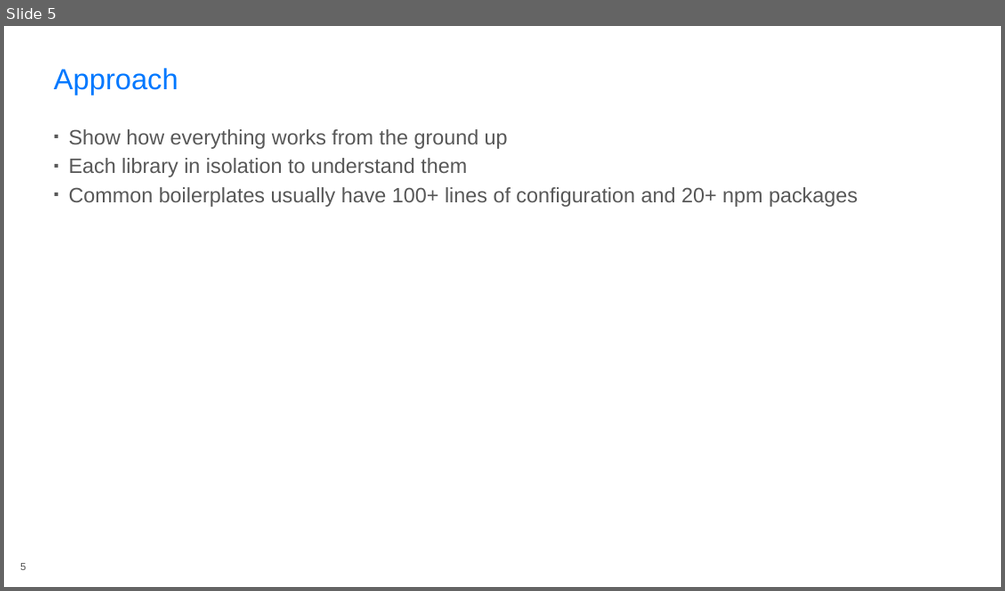
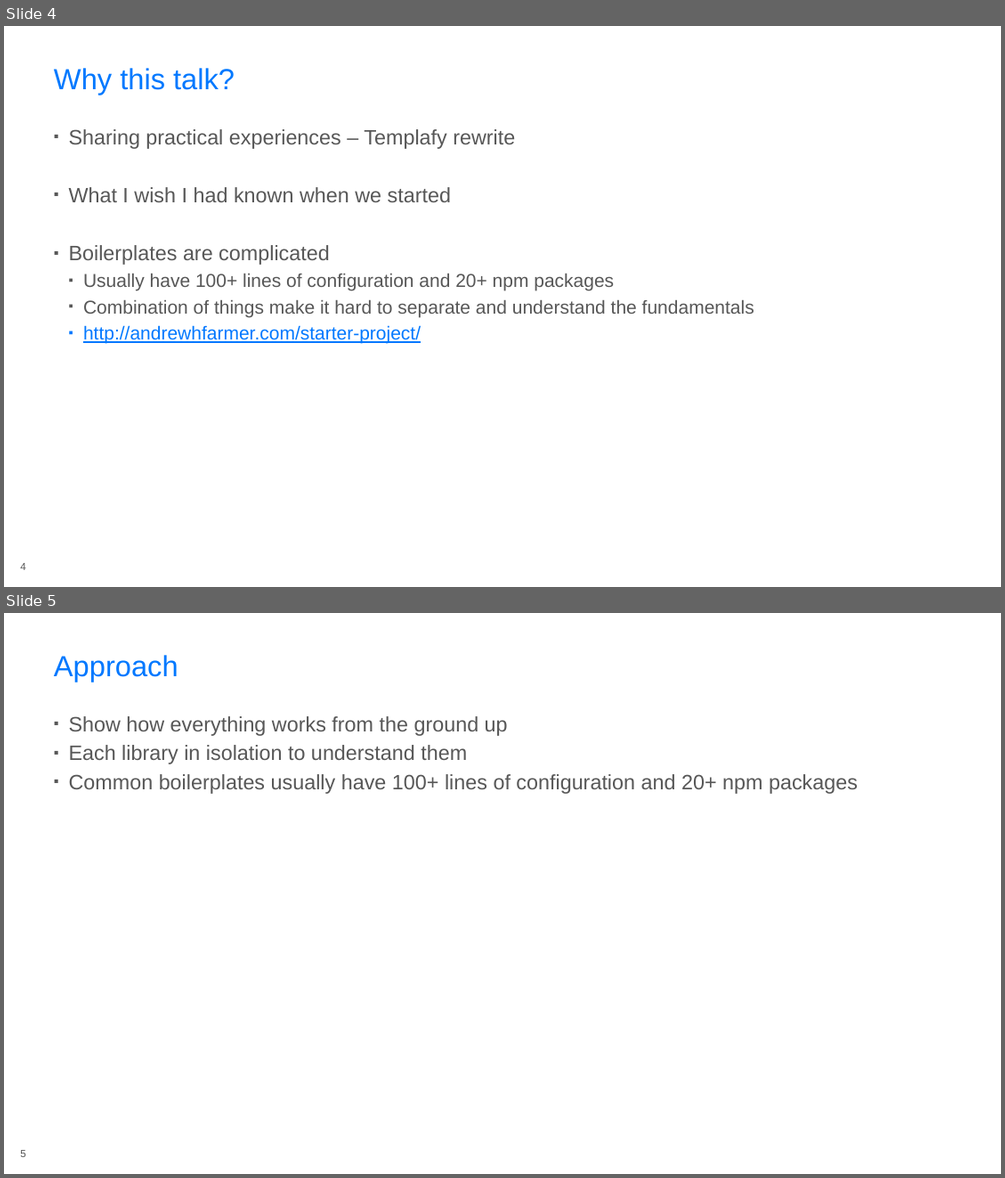
Before and after one commit to rasmuskl/react-webpack-typescript, a slide deck: _notes/Presentation.pptx. Shown one above the other, each under a label of ours: slide 5 before the commit, slides 4 and 5 after it. The pictures are 1005x591 and 1005x1178 pixels, drawn with LibreOffice and Linux fonts; fonts in the diff are those of the drawing; background and template pictures are left out. Boxes give left, top, right and bottom in pixels: in the first picture for what was removed or moved away, otherwise in the second. Text is boxed around its words. In the diff, an @@ line names an element or a change of style, - is before the commit and + after.

```diff
--- a/_notes/Presentation.pptx
+++ b/_notes/Presentation.pptx
@@ slide 4 added at [4, 26, 1001, 587], background #FFFFFF @@
@@ title added at [54, 68, 235, 95], 28 pt, text #0078FF @@
+Why this talk?
@@ text added at [69, 129, 754, 344], 18 pt, text #575757 @@
+▪ Sharing practical experiences – Templafy rewrite
+▪ What I wish I had known when we started
+▪ Boilerplates are complicated
+  ▪ Usually have 100+ lines of configuration and 20+ npm packages
+  ▪ Combination of things make it hard to separate and understand the fundamentals
+  ▪ http://andrewhfarmer.com/starter-project/
@@ page number added at [20, 563, 25, 570], 10 pt, text #575757 @@
+4
```
Also in this commit, not shown: 2 slides changed, 4 other slides added, 2 slides removed, 5 other files.
